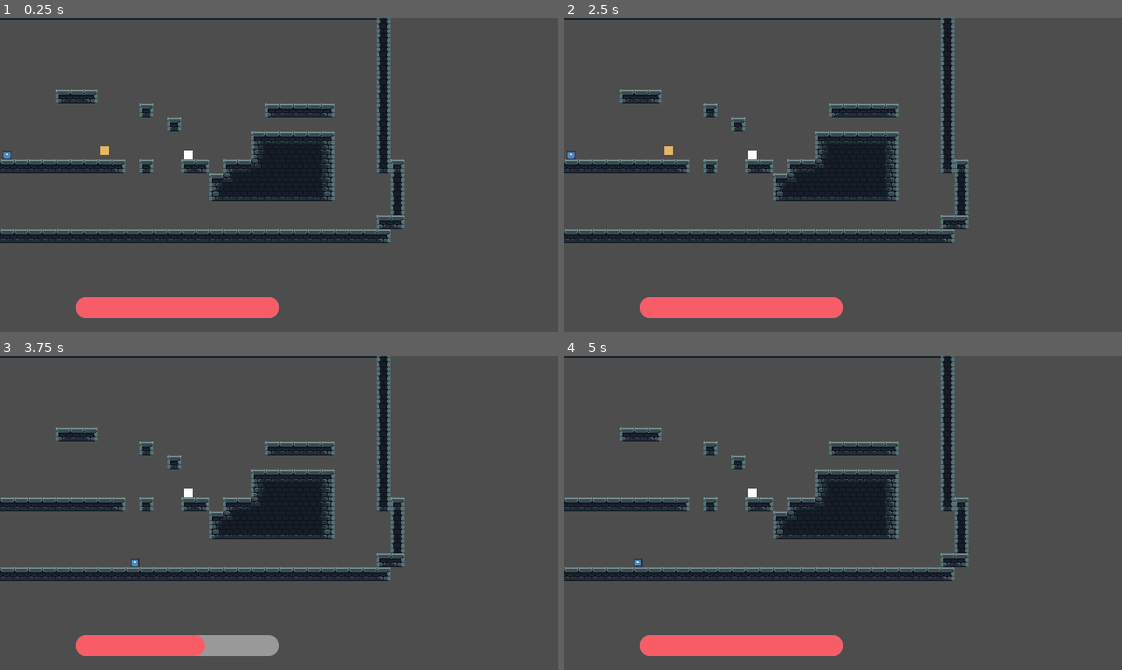
Above: before the commit, frames 1-4 (two rows, left to right).
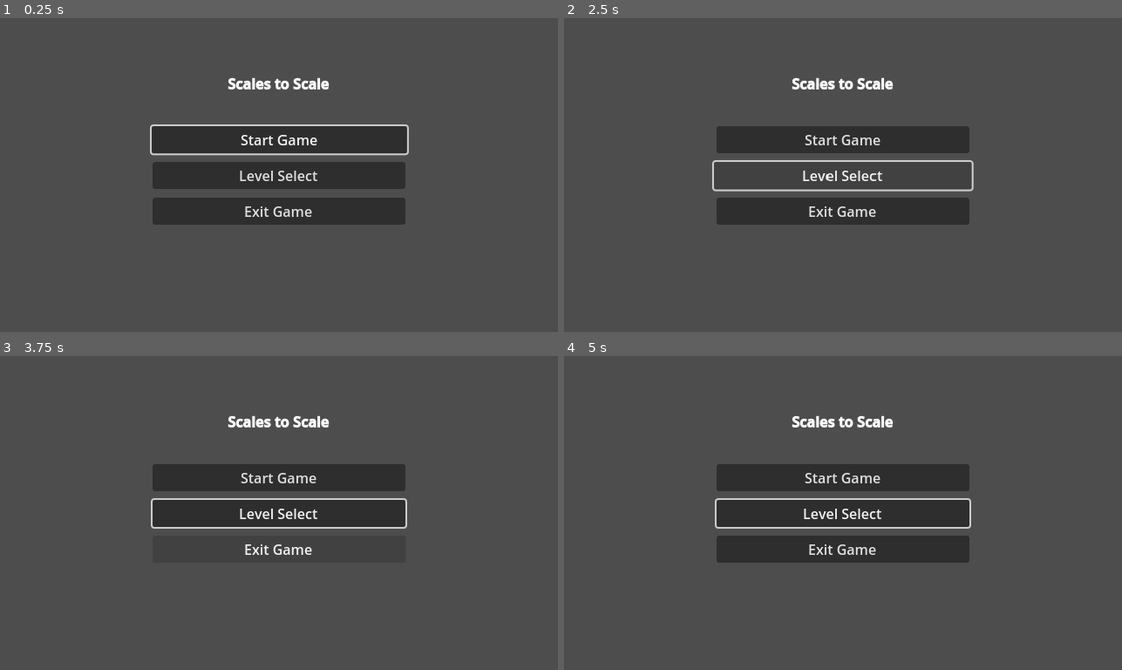
Above: after the commit, the same moments.

Repository: Robocraft999/ScalesToScale
Game: Godot game, scene res://scenes/root.tscn
Two runs of this game, one before a commit and one after it. Both use one fixed random seed, a clock stepped at 60 frames per second and the inputs below. The engine's default icon, where the game draws it, is replaced by a stand-in: a white triangle on a blue panel in a dark square.
Inputs (mouse positions are in pixels of both pictures, inside the frame that each line leads up to):
- Up to frame 1 (0.25 s): no input
- Up to frame 2 (2.5 s): click (843, 140) at 0.5 s, where only the run after the commit has a clickable "Start Game"; click (843, 140) at 1.25 s, where only the run after the commit has a clickable "Start Game"; click (843, 175) at 2 s, where only the run after the commit has a clickable "Level Select"
- Up to frame 3 (3.75 s): tap Enter at 2.75 s; move the mouse to (401, 497) at 2.77 s; hold D (move_right) 2.78-3.5 s; hold X (dash) 2.78-3.5 s; click (401, 497) at 2.92 s; tap Space (jump) at 3.02 s; drag from (167, 528) to (251, 575) at 3.52 s
- Up to frame 4 (5 s): move the mouse to (898, 443) at 4.27 s; hold A (move_left) from 4.28 s (still down); tap Mouse wheel up (mouse_wheel_up) at 4.35 s

The runs differ from the first frame. In frame 1, 21% of the frame differs, in the area x 0-74%, y 0-96%; in frame 2, 19%; in frame 3, 18%; in frame 4, 21%.

Commit message:
main menu into scene switcher

Diff:
--- a/scenes/root.tscn
+++ b/scenes/root.tscn
@@ -1,11 +1,12 @@
-[gd_scene load_steps=3 format=3 uid="uid://c1jm8vxalt1c6"]
+[gd_scene load_steps=4 format=3 uid="uid://c1jm8vxalt1c6"]
 
 [ext_resource type="Script" path="res://scripts/scene_manager.gd" id="1_qtxrc"]
 [ext_resource type="PackedScene" uid="uid://333vqfbf2bv7" path="res://scenes/test.tscn" id="2_4mxv4"]
+[ext_resource type="PackedScene" uid="uid://bkdnp463xpco0" path="res://scenes/MainMenu.tscn" id="2_10n0m"]
 
 [node name="root" type="Node"]
 
 [node name="SceneManager" type="Node" parent="."]
 unique_name_in_owner = true
 script = ExtResource("1_qtxrc")
-editor_scenes = Array[PackedScene]([ExtResource("2_4mxv4")])
+editor_scenes = Array[PackedScene]([ExtResource("2_10n0m"), ExtResource("2_4mxv4")])
